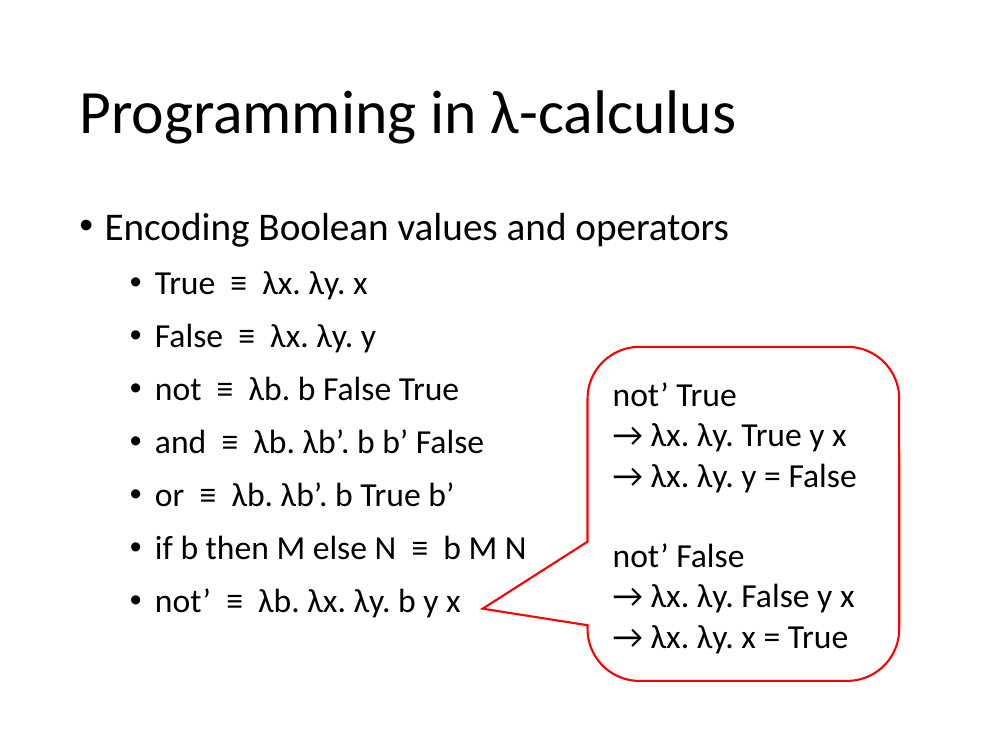
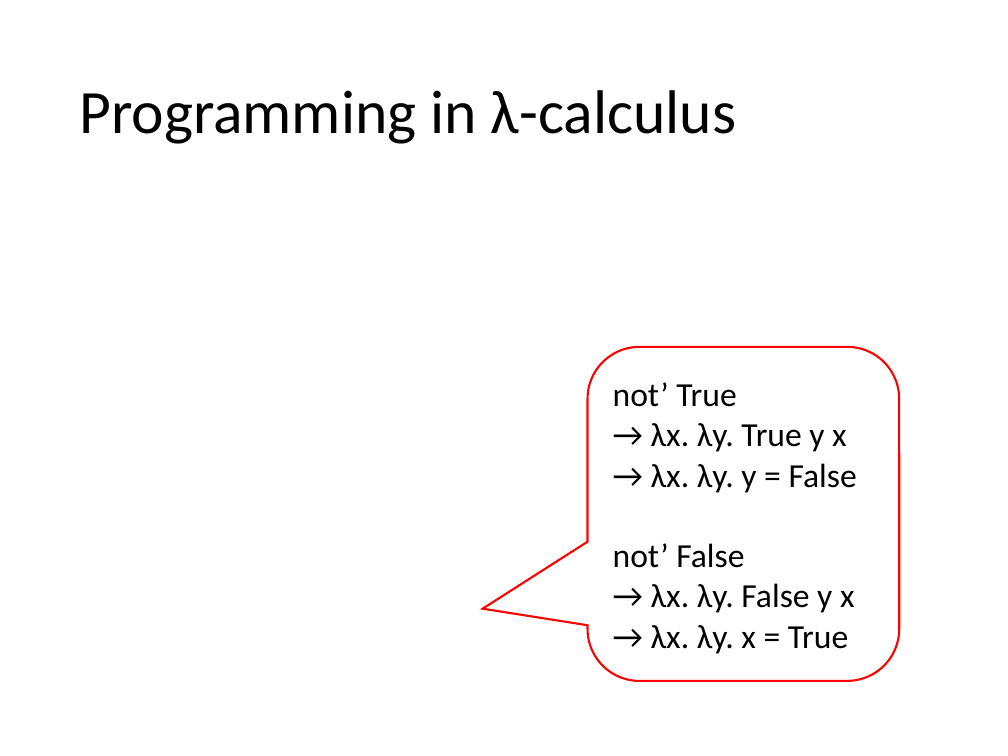
Before and after one commit to hongjin-liang/hongjin-liang.github.io, a slide deck: slide 62 of teaching/semantics/04_lambda.pptx. Drawn at 1008x756 pixels with LibreOffice and Linux fonts; fonts in the diff are those of the drawing; grey boxes stand for pictures. Boxes give left, top, right and bottom in pixels: in the first picture for what was removed or moved away, otherwise in the second. Text is boxed around its words. In the diff, an @@ line names an element or a change of style, - is before the commit and + after.

```diff
--- a/teaching/semantics/04_lambda.pptx
+++ b/teaching/semantics/04_lambda.pptx
@@ text removed at (105, 212, 729, 618) @@
-• Encoding Boolean values and operators
-  • True ≡ λx. λy. x
-  • False ≡ λx. λy. y
-  • not ≡ λb. b False True
-  • and ≡ λb. λb’. b b’ False
-  • or ≡ λb. λb’. b True b’
-  • if b then M else N ≡ b M N
-  • not’ ≡ λb. λx. λy. b y x
```
Also in this commit, not shown: 22 other slides changed, 1 other file.
